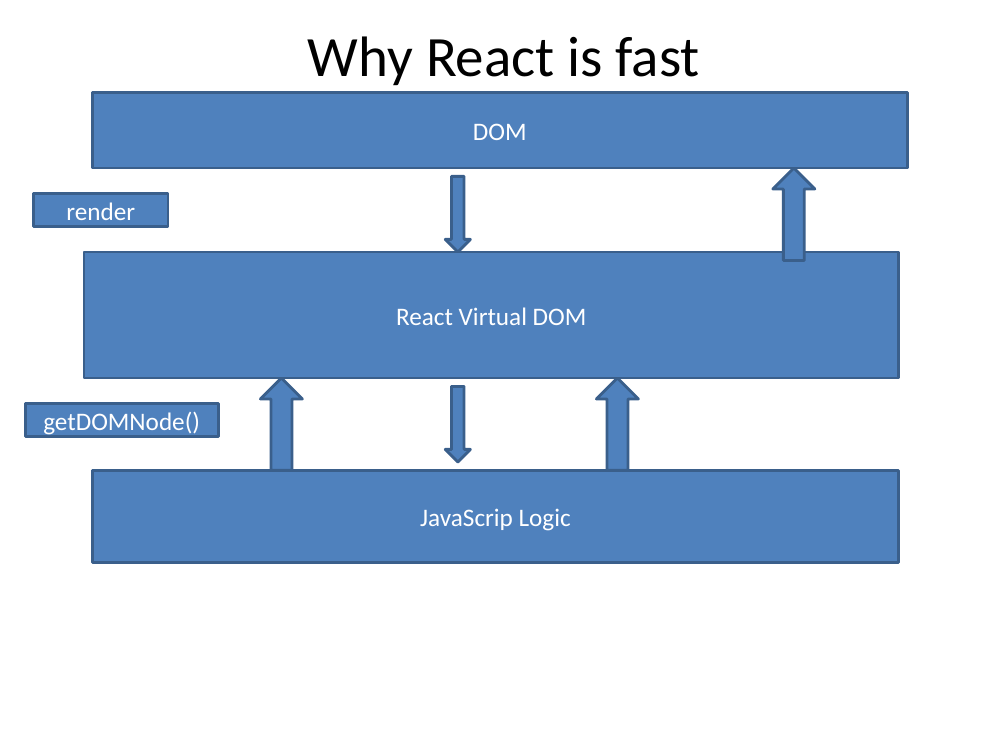
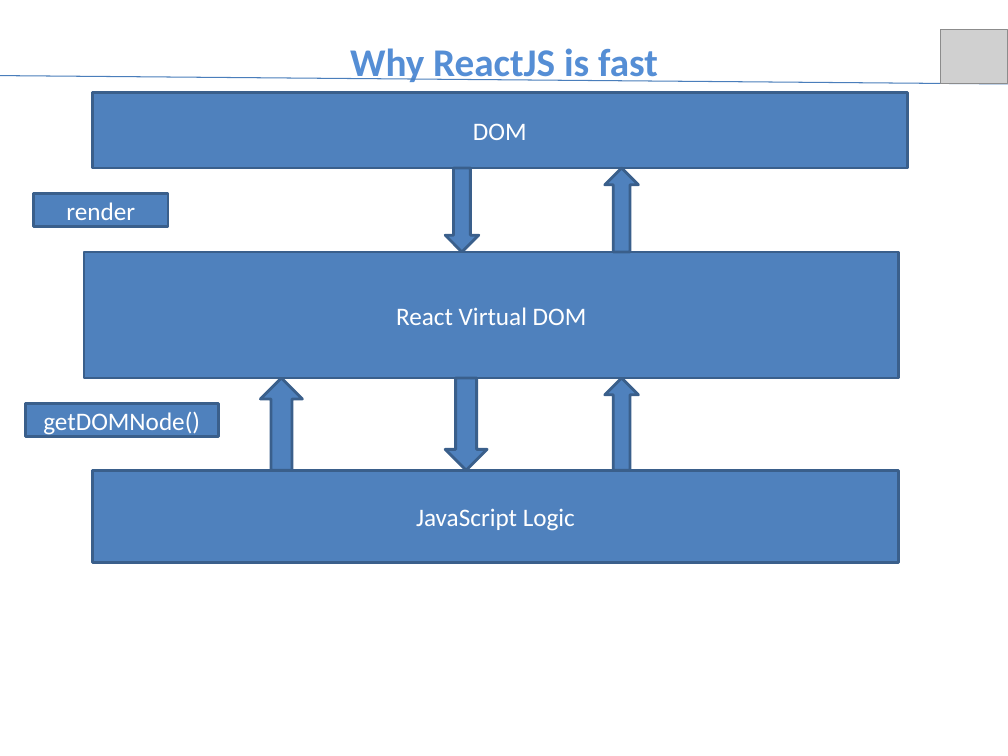
Before and after one commit to princeantony/react-todo-list, a slide deck: slide 5 of React-Redux.pptx (slide 6 before the commit). Drawn at 1008x756 pixels with LibreOffice and Linux fonts; fonts in the diff are those of the drawing; grey boxes stand for pictures. Boxes give left, top, right and bottom in pixels: in the first picture for what was removed or moved away, otherwise in the second. Text is boxed around its words. In the diff, an @@ line names an element or a change of style, - is before the commit and + after.

```diff
--- a/React-Redux.pptx
+++ b/React-Redux.pptx
@@ picture added at (x1=940, y1=29, x2=1008, y2=84) @@
@@ text at (x1=350, y1=48, x2=658, y2=82): text changed; size 40.7 to 28 pt; text colour #000000 to #558ED5; bold on @@
-Why React is fast
+Why ReactJS is fast
@@ line added from (0, 76) to (1008, 84), #4B7EBC 0.75 pt @@
@@ down arrow resized from (x1=446, y1=176, x2=471, y2=252) to (x1=446, y1=168, x2=479, y2=252) @@
@@ down arrow resized from (x1=773, y1=168, x2=815, y2=261) to (x1=605, y1=168, x2=638, y2=252) @@
@@ down arrow resized from (x1=446, y1=386, x2=471, y2=462) to (x1=446, y1=378, x2=488, y2=471) @@
@@ down arrow resized from (x1=597, y1=378, x2=639, y2=471) to (x1=605, y1=378, x2=638, y2=471) @@
@@ text in rectangle at (x1=416, y1=508, x2=575, y2=531): text changed @@
-JavaScrip Logic
+JavaScript Logic
```
Also in this commit, not shown: 3 other slides changed, 7 slides added, 6 slides removed.
